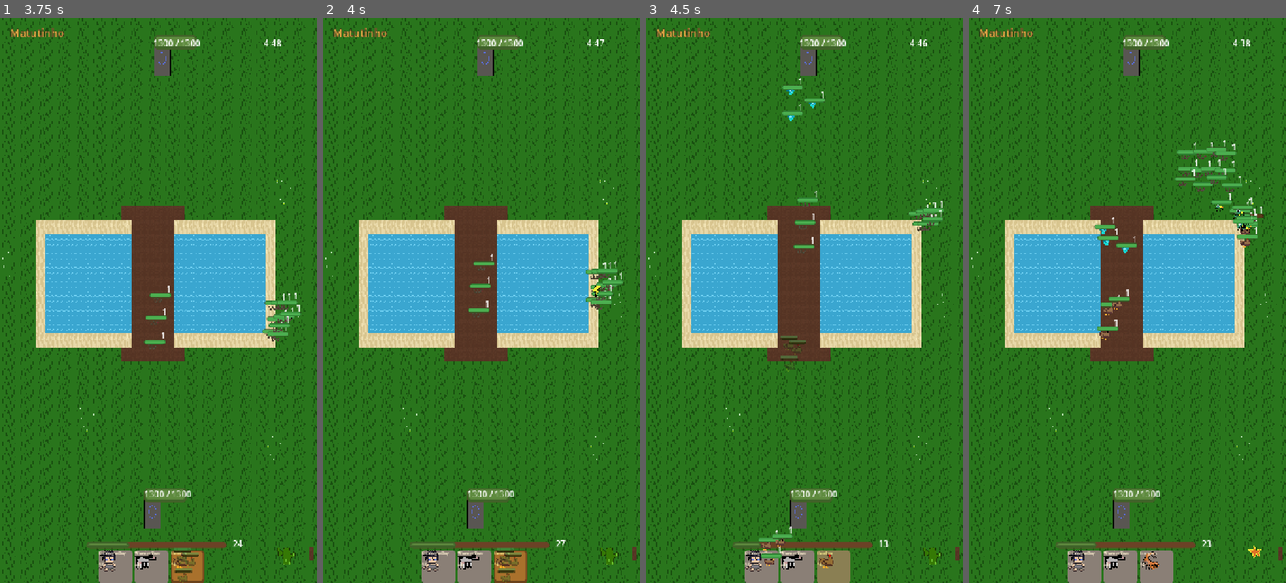
Above: before the commit, frames 1-4 (left to right).
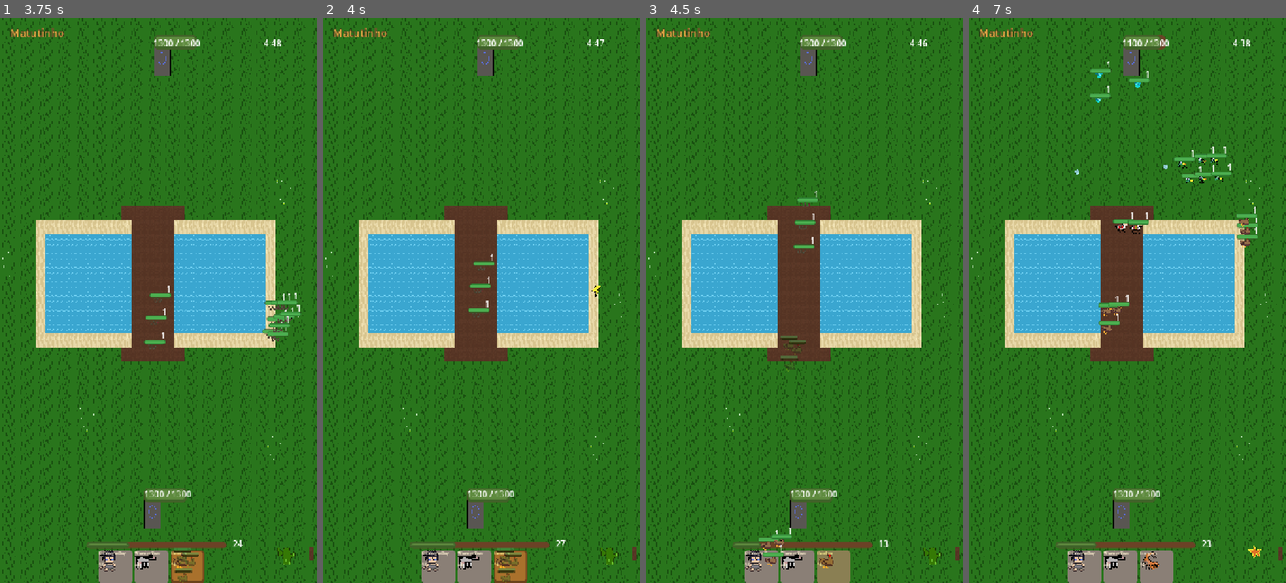
Above: after the commit, the same moments.

Repository: Generadevde/farmarena
Game: Godot game, scene res://ci/battle_test.tscn
Same seed, same stepped clock (60 frames per second), same inputs: the game is played once before the commit and once after it. This scene is started directly instead of the project's main scene. The engine's default icon, where the game draws it, is replaced by a stand-in: a white triangle on a blue panel in a dark square.
Inputs (mouse positions are in pixels of both pictures, inside the frame that each line leads up to):
- Up to frame 1 (3.75 s): tap Enter at 0.5 s; move the mouse to (228, 272) at 0.52 s; click (228, 272) at 0.67 s; tap Space at 1.25 s; drag from (95, 328) to (152, 515) at 1.27 s; click "Chicken" at 2 s; move the mouse to (190, 176) at 2.77 s; click (190, 176) at 2.92 s; click "Chicken" at 3.5 s
- Up to frame 2 (4 s): no input
- Up to frame 3 (4.5 s): drag from (788, 413) to (804, 232) at 4.27 s
- Up to frame 4 (7 s): move the mouse to (1222, 385) at 5.02 s; click (1222, 385) at 5.17 s; drag from (1032, 215) to (1127, 114) at 5.77 s; move the mouse to (1143, 300) at 6.52 s; click (1143, 300) at 6.67 s

Frame 1 is identical in both runs. In frame 2, 0.4% of the frame differs, in the area x 82-95%, y 43-52%; in frame 3, 0.6%; in frame 4, 2.1%, in the area x 33-93%, y 3-57%.

Commit message:
Corrige feitiço instantâneo aplicando o efeito na posição errada (antes de ser movido pro alvo)
Co-Authored-By: Claude Opus 5.5 <noreply@anthropic.com>
Claude-Session: https://claude.ai/code/session_01F2c9wwKpd4XWAaAeM55Dzi

Diff:
--- a/Scripts/batlhe_scene.gd
+++ b/Scripts/batlhe_scene.gd
@@ -1807,8 +1807,11 @@
 	effect.spell = spell_data
 	effect.caster_team = caster_team
 	effect.source_card_path = source_card_path
+	# posiciona ANTES de entrar na cena: o SpellEffect aplica o efeito já no
+	# _ready -- antes ele "explodia" na posição (0,0) e só depois era movido,
+	# então feitiço instantâneo (raio, gelo...) não acertava onde você mirou
+	effect.position = to_local(position)
 	add_child(effect)
-	effect.global_position = position
 
 	if caster_team == GameManager.Team.PLAYER and !is_replay_mode:
 		PlayerProfile.record_mission_spell_used()
